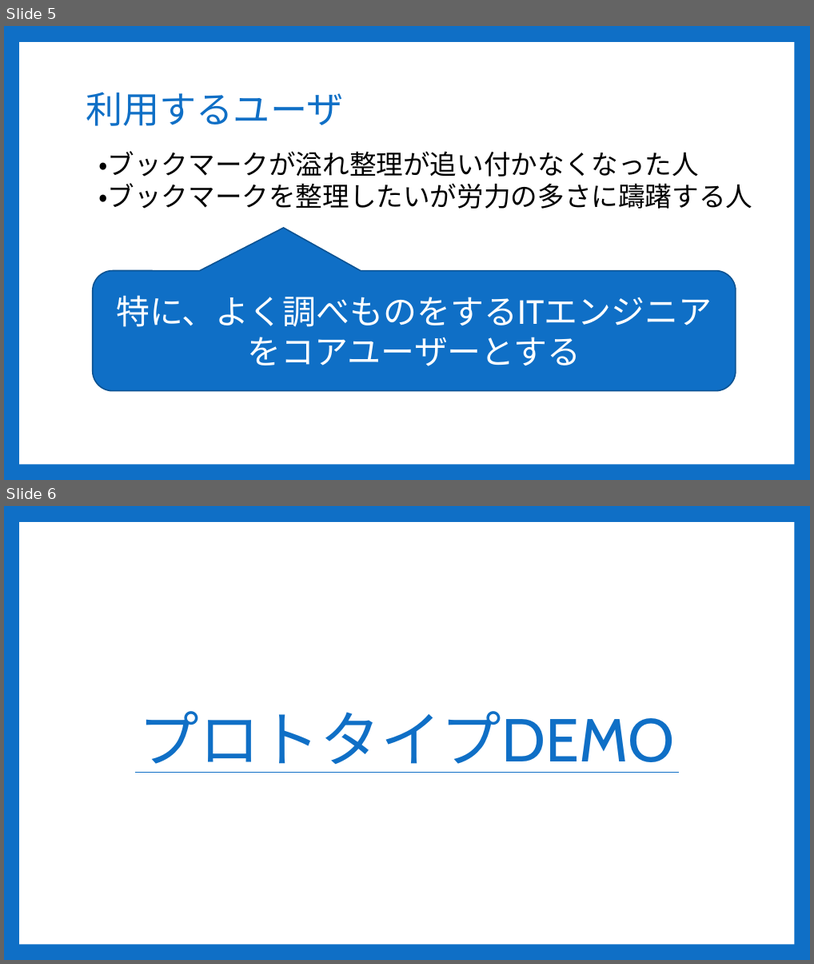
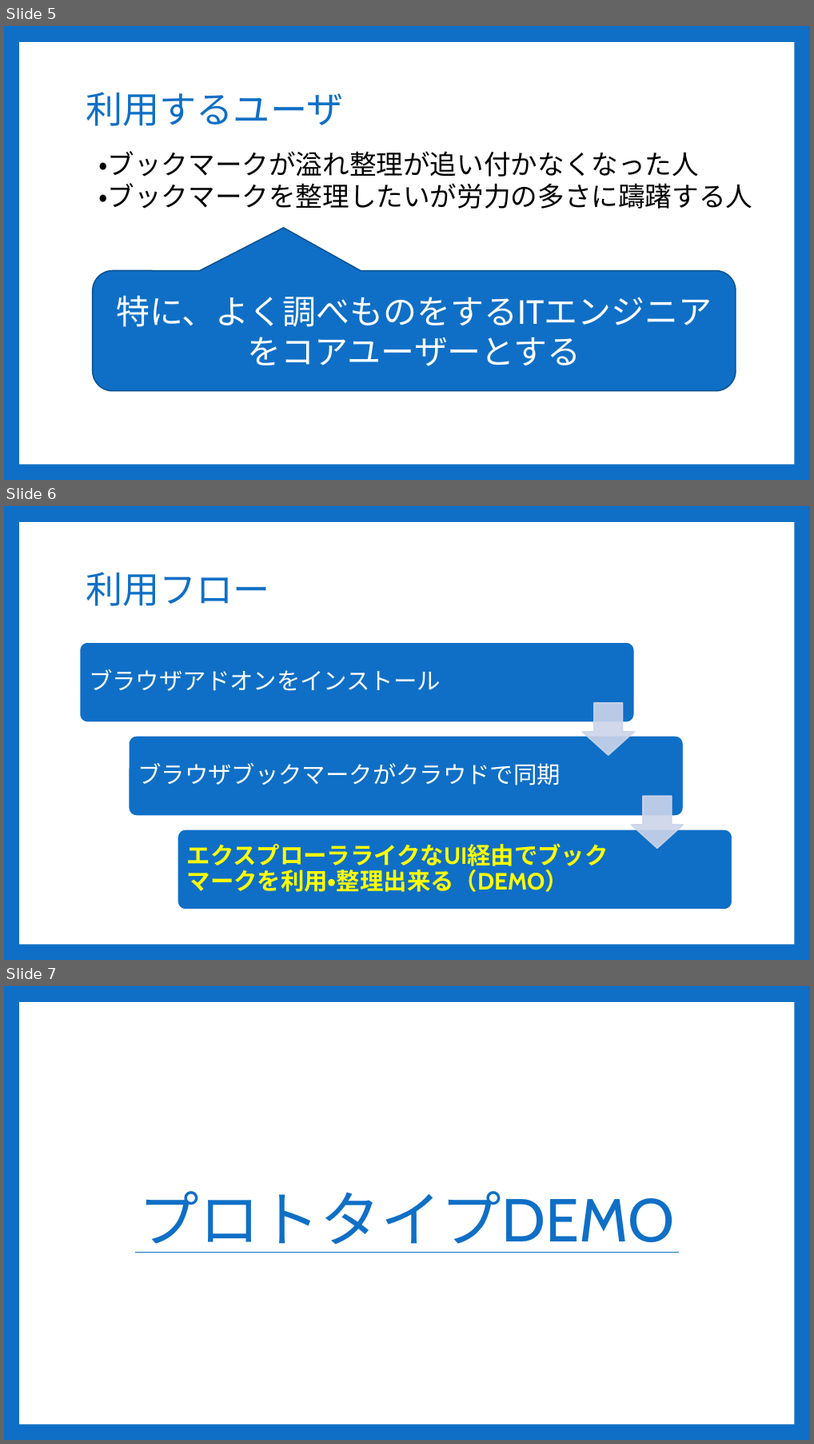
Before and after one commit to Sorarinu/ProjectP2016_F, a slide deck: production-idea/第3回中間発表.pptx. Shown one above the other, each under a label of ours: slides 5 and 6 before the commit, slides 5, 6 and 7 after it. The pictures are 814x964 and 814x1444 pixels, drawn with LibreOffice and Linux fonts; fonts in the diff are those of the drawing. Boxes give left, top, right and bottom in pixels: in the first picture for what was removed or moved away, otherwise in the second. Text is boxed around its words. In the diff, an @@ line names an element or a change of style, - is before the commit and + after.

Commit message:
Update 第三回中間発表スライド

```diff
--- a/production-idea/第3回中間発表.pptx
+++ b/production-idea/第3回中間発表.pptx
@@ slide 6 added at (x1=4, y1=506, x2=810, y2=960), background #0F6FC6; not listed: 1 template element that a slide beside it also shows @@
@@ title added at (x1=86, y1=572, x2=270, y2=606), 44 pt, text #0F6FC6 @@
+利用フロー
@@ group added at (x1=80, y1=642, x2=733, y2=909): 3 rounded rectangles, 3 texts, 2 down arrows @@
+ブラウザアドオンをインストール
+ブラウザブックマークがクラウドで同期
+エクスプローラライクなUI経由でブックマークを利用・整理出来る（DEMO）
@@ what was slide 6 is now slide 7 @@
```
Also in this commit, not shown: 2 other slides added.
